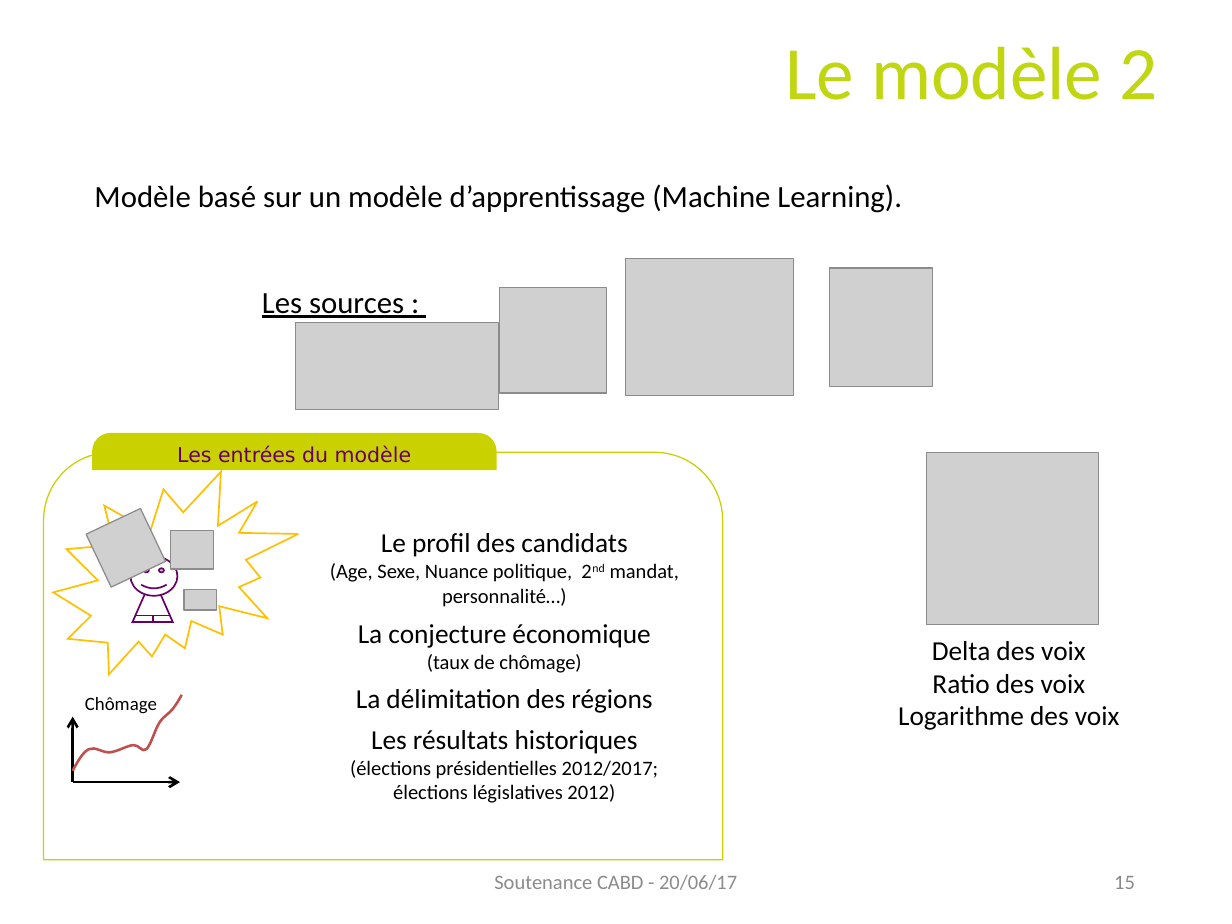
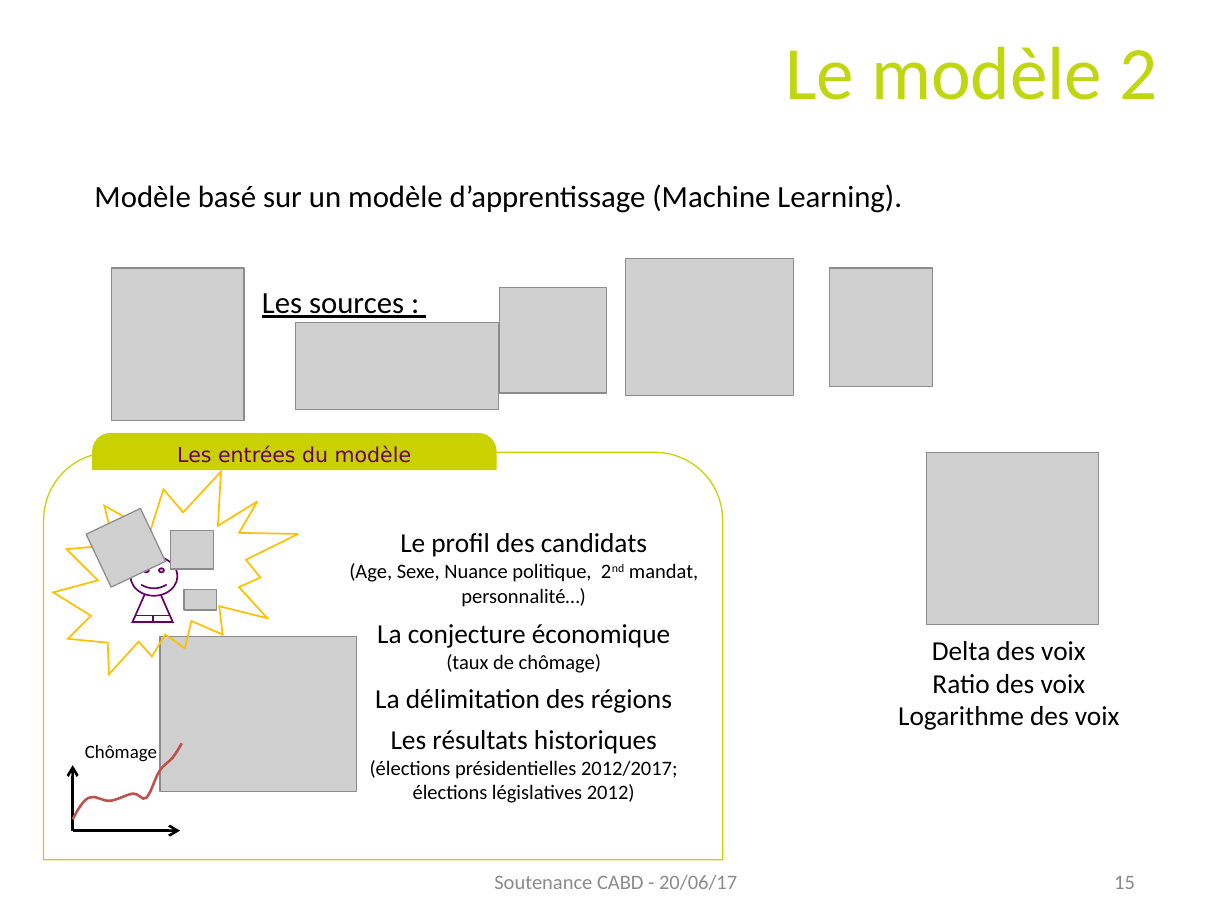
Before and after one commit to jeromeCompain/Legislatec, a slide deck: slide 15 of PrésentationV5.pptx. Drawn at 1232x924 pixels with LibreOffice and Linux fonts; fonts in the diff are those of the drawing; grey boxes stand for pictures; background and template pictures are left out. Boxes give left, top, right and bottom in pixels: in the first picture for what was removed or moved away, otherwise in the second. Text is boxed around its words. In the diff, an @@ line names an element or a change of style, - is before the commit and + after.

```diff
--- a/PrésentationV5.pptx
+++ b/PrésentationV5.pptx
@@ picture added at (112,269,245,421) @@
@@ picture added at (160,637,357,792) @@
@@ 4 texts: place and size @@
-4 texts at (330,533,679,803)
+4 texts at (349,533,698,803)
@@ 2 arrows, 1 text, 1 freeform shape: place and size @@
-2 arrows, 1 text, 1 freeform shape at (73,695,182,782)
+2 arrows, 1 text, 1 freeform shape at (73,743,182,830)
```
Also in this commit, not shown: 3 other slides changed.
